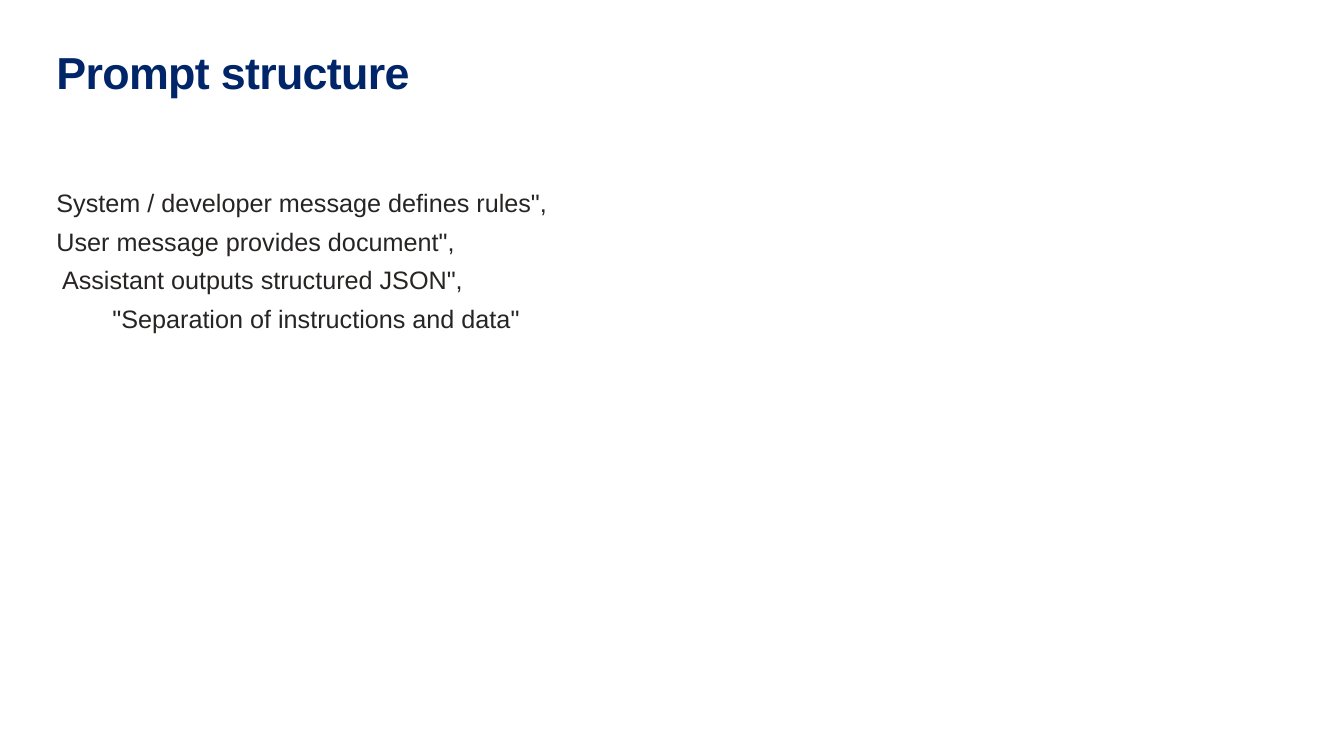
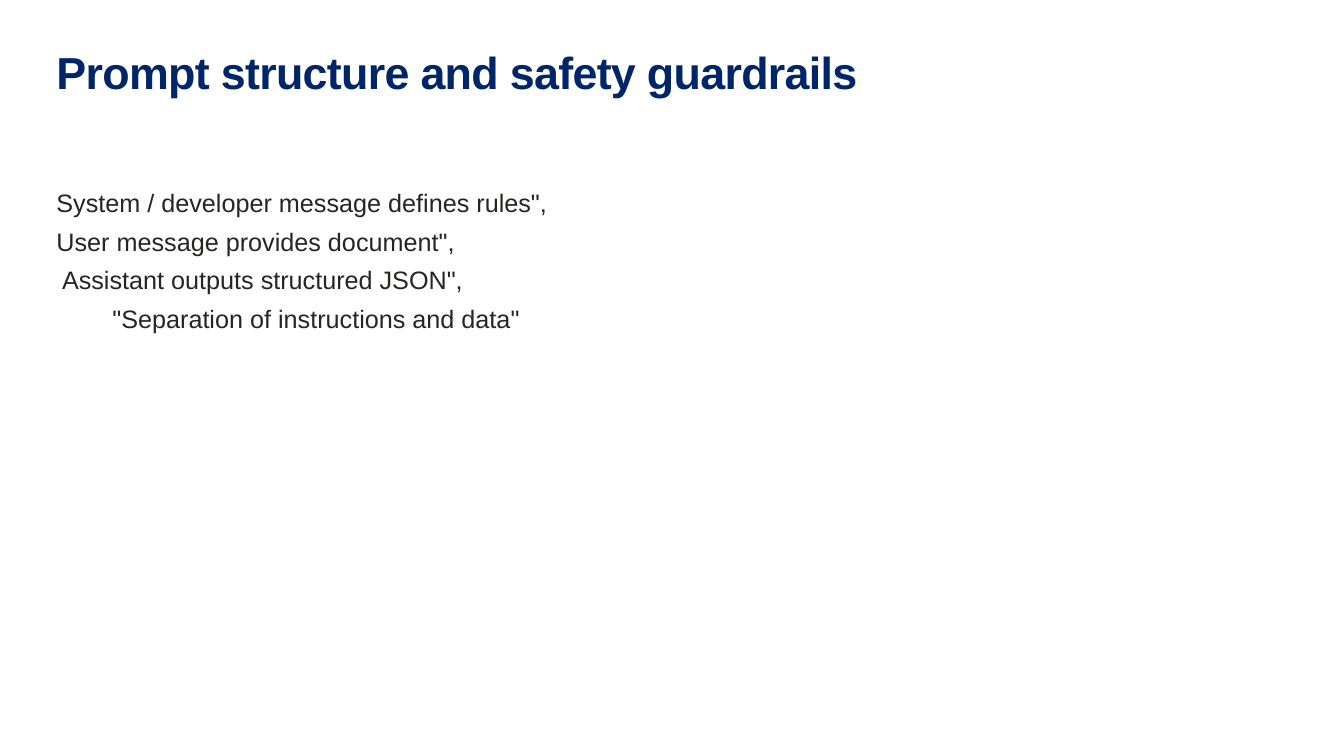
Before and after one commit to Robertjam954/llm_summarization_br_ca, a slide deck: slide 15 of conferences/cornell_spring_wip/llm_summary_validation_presentation.pptx (slide 16 before the commit). Drawn at 1344x756 pixels with LibreOffice and Linux fonts; fonts in the diff are those of the drawing. Boxes give left, top, right and bottom in pixels: in the first picture for what was removed or moved away, otherwise in the second. Text is boxed around its words. In the diff, an @@ line names an element or a change of style, - is before the commit and + after.

```diff
--- a/conferences/cornell_spring_wip/llm_summary_validation_presentation.pptx
+++ b/conferences/cornell_spring_wip/llm_summary_validation_presentation.pptx
@@ title at (56, 56, 857, 98): text changed @@
-Prompt structure
+Prompt structure and safety guardrails
```
Also in this commit, not shown: 5 other slides changed, 1 slide added, 1 slide removed, 24 other files.
